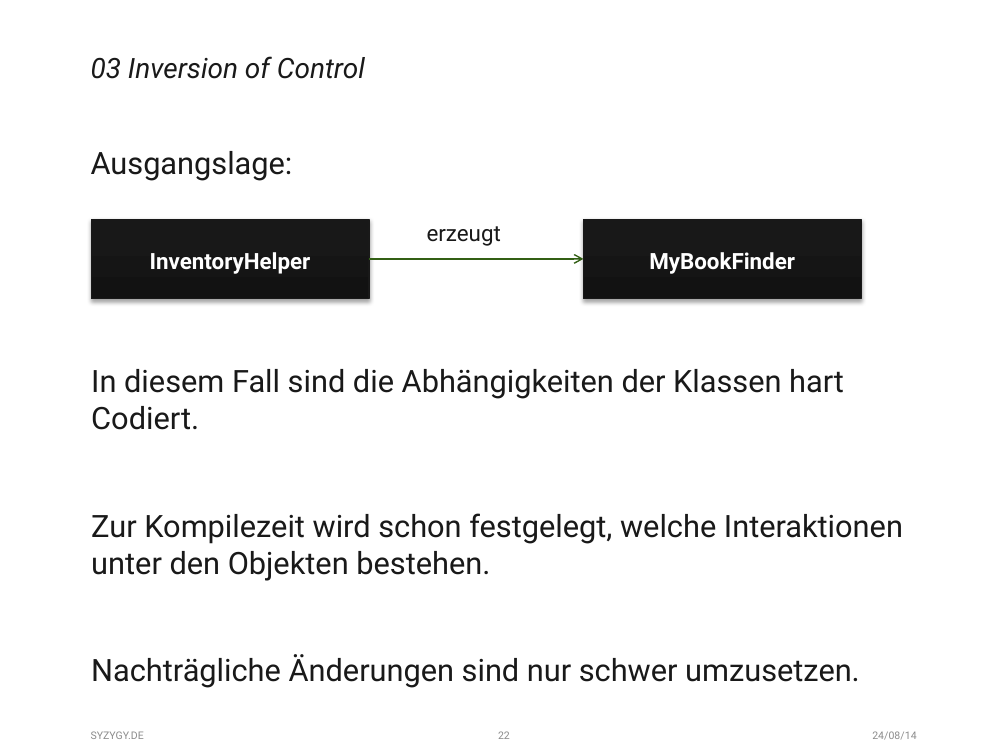
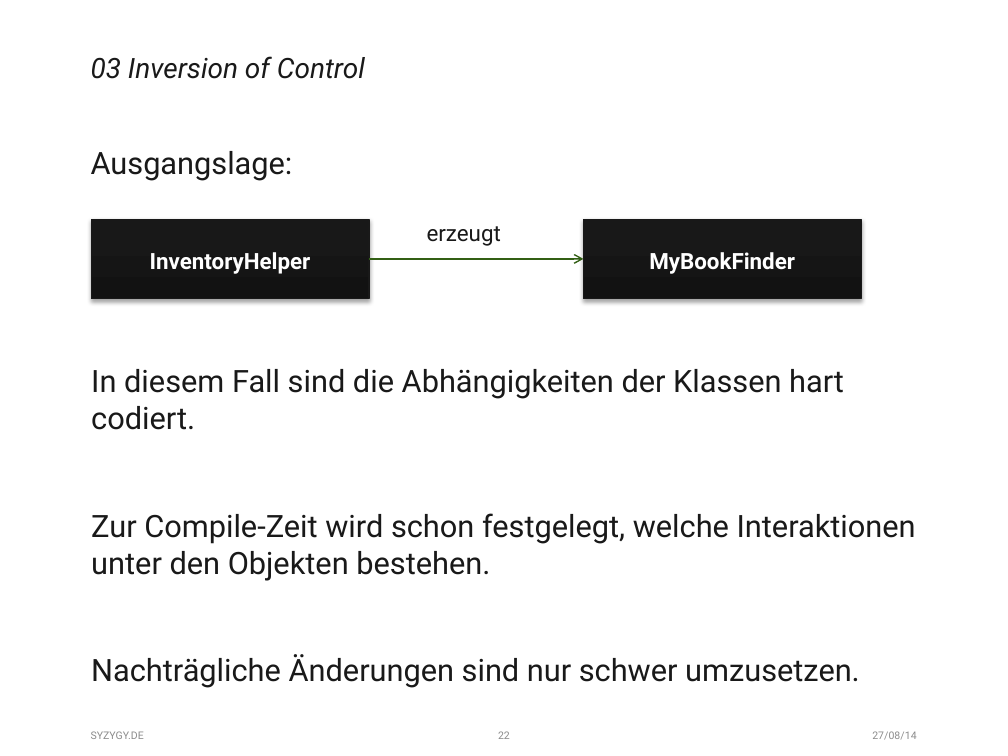
Before and after one commit to fischfasch/IoC_Test, a slide deck: slide 22 of IoC_Testapplication/ConsoleApplication1/_Files/Präsentation.pptx. Drawn at 1008x756 pixels with LibreOffice and Linux fonts; fonts in the diff are those of the drawing. Boxes give left, top, right and bottom in pixels: in the first picture for what was removed or moved away, otherwise in the second. Text is boxed around its words. In the diff, an @@ line names an element or a change of style, - is before the commit and + after.

```diff
--- a/IoC_Testapplication/ConsoleApplication1/_Files/Präsentation.pptx
+++ b/IoC_Testapplication/ConsoleApplication1/_Files/Präsentation.pptx
@@ text at [91,369,916,581]: text changed @@
-In diesem Fall sind die Abhängigkeiten der Klassen hart Codiert.
-Zur Kompilezeit wird schon festgelegt, welche Interaktionen unter den Objekten bestehen.
+In diesem Fall sind die Abhängigkeiten der Klassen hart codiert.
+Zur Compile-Zeit wird schon festgelegt, welche Interaktionen unter den Objekten bestehen.
@@ text at [872,731,916,740]: text changed @@
-24/08/14
+27/08/14
```
Also in this commit, not shown: 33 other slides changed.
